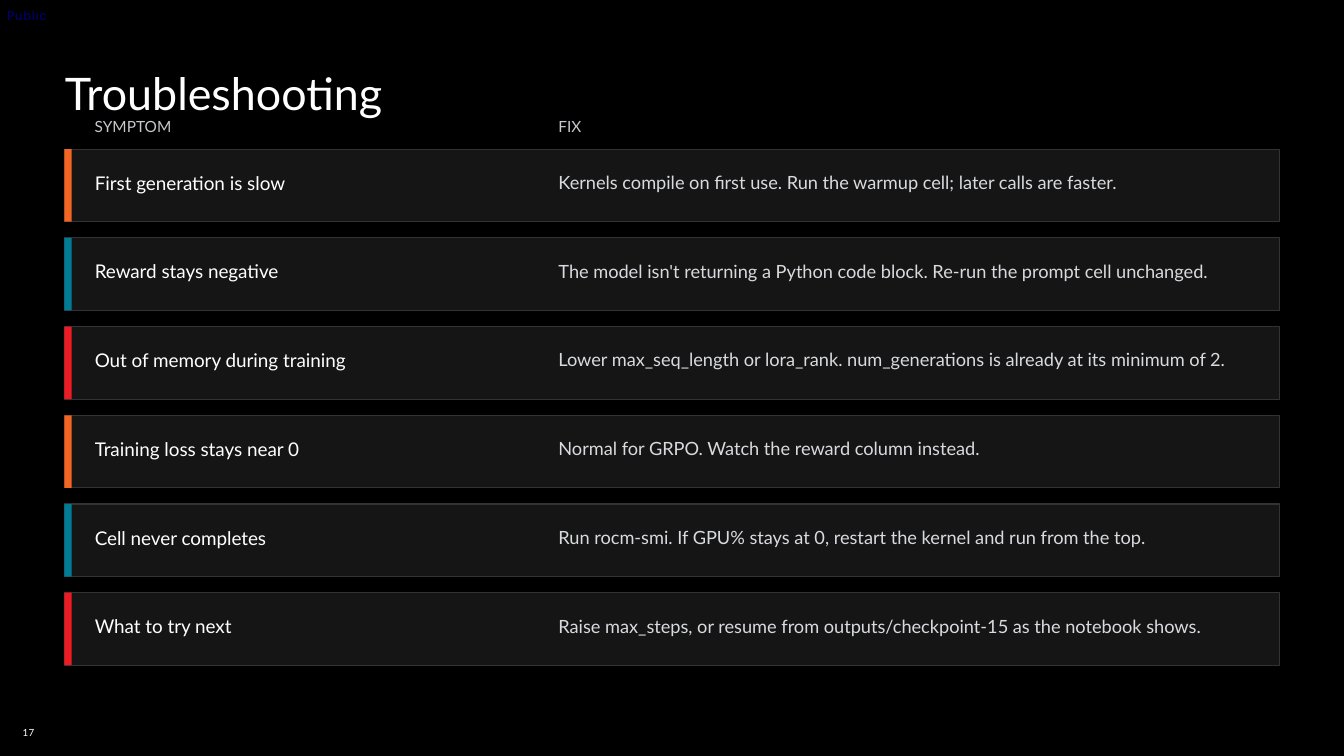
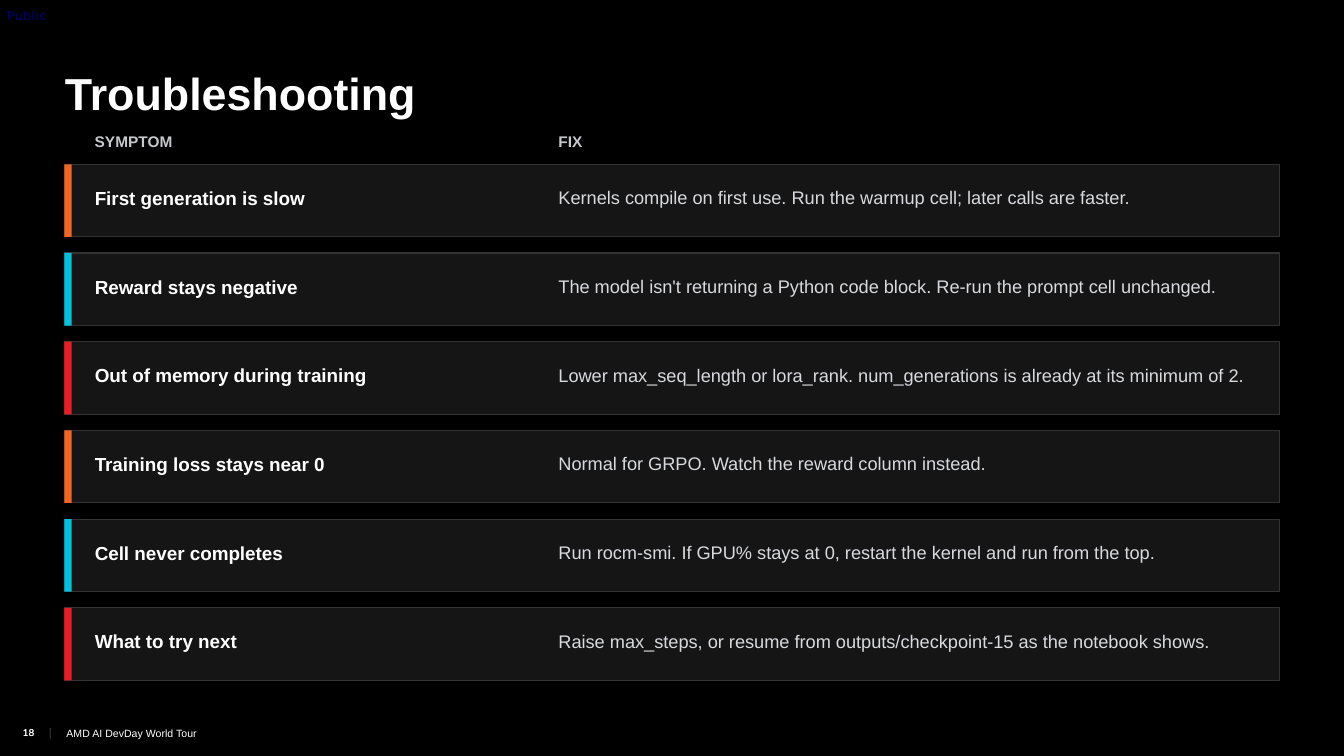
Before and after one commit to TwelveNights/Unsloth-RL-Workshop-on-Radeon, a slide deck: slide 18 of docs/AMD-Unsloth-GRPO-Fine-tuning1.pptx (slide 17 before the commit). Drawn at 1344x756 pixels with LibreOffice and Linux fonts; fonts in the diff are those of the drawing; background and template pictures are left out. Boxes give left, top, right and bottom in pixels: in the first picture for what was removed or moved away, otherwise in the second. Text is boxed around its words. In the diff, an @@ line names an element or a change of style, - is before the commit and + after.

Commit message:
Move slides to AI DevDay template; update notebook URL and password

```diff
--- a/docs/AMD-Unsloth-GRPO-Fine-tuning1.pptx
+++ b/docs/AMD-Unsloth-GRPO-Fine-tuning1.pptx
@@ rectangle at (x1=65, y1=253, x2=72, y2=326): fill #007C97 to #00C2DE @@
@@ 14 texts, 12 rectangles moved together from (x1=65, y1=121, x2=1279, y2=665) to (x1=65, y1=136, x2=1279, y2=681) @@
@@ rectangle at (x1=65, y1=519, x2=72, y2=592): fill #007C97 to #00C2DE @@
@@ font Lato to Arial, bold on in 9 elements at (x1=65, y1=77, x2=416, y2=118), (x1=95, y1=136, x2=173, y2=147), (x1=558, y1=136, x2=582, y2=147), (x1=95, y1=191, x2=305, y2=209), (x1=95, y1=280, x2=297, y2=298), (x1=95, y1=368, x2=366, y2=386), (x1=95, y1=457, x2=325, y2=475), (x1=95, y1=546, x2=283, y2=564), (x1=95, y1=634, x2=237, y2=652) @@
@@ font Lato to Arial in 6 elements at (x1=558, y1=191, x2=1129, y2=208), (x1=558, y1=280, x2=1216, y2=297), (x1=558, y1=369, x2=1244, y2=386), (x1=558, y1=457, x2=986, y2=470), (x1=558, y1=546, x2=1155, y2=563), (x1=558, y1=635, x2=1210, y2=652) @@
@@ page number added at (x1=21, y1=723, x2=34, y2=744), 7 pt, text #FFFFFF @@
+18
@@ page number at (x1=23, y1=729, x2=34, y2=736): text changed; font Lato to Arial @@
-17
+18
@@ text "|" at (x1=49, y1=722, x2=52, y2=744): font Lato to Arial, text colour #000000 to #FFFFFF @@
@@ text added at (x1=49, y1=722, x2=52, y2=744), 7.5 pt, text #000000 @@
+|
@@ text added at (x1=66, y1=729, x2=197, y2=739), 7.5 pt, text #FFFFFF @@
+AMD AI DevDay World Tour
```
Also in this commit, not shown: 17 other slides changed, 1 slide added, 1 other file.
